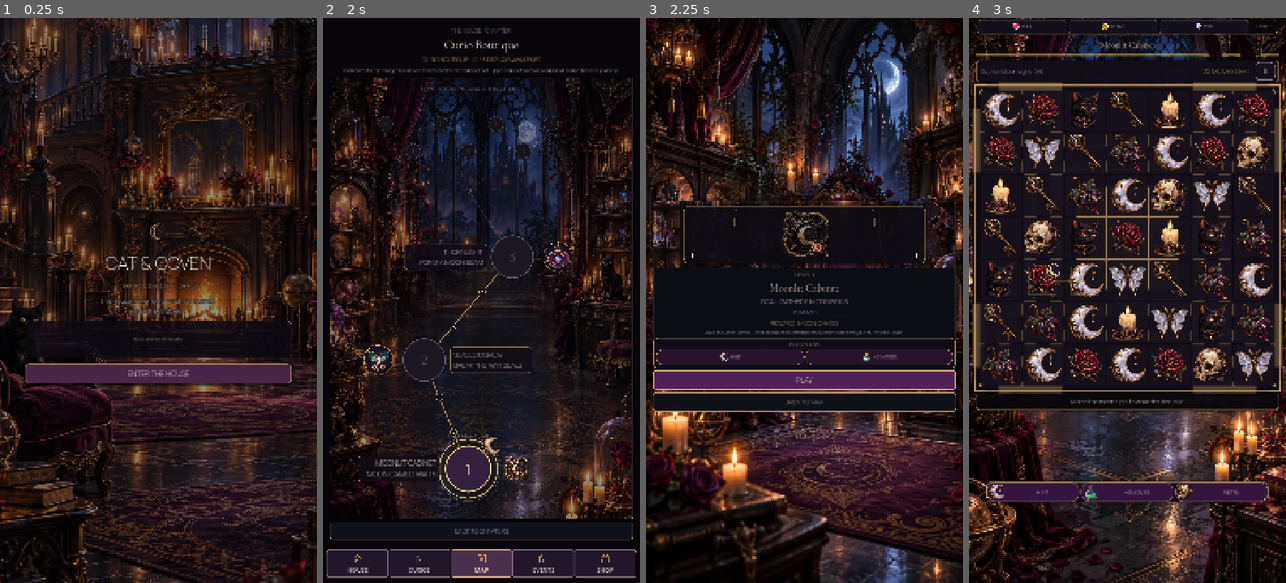
Above: before the commit, frames 1-4 (left to right).
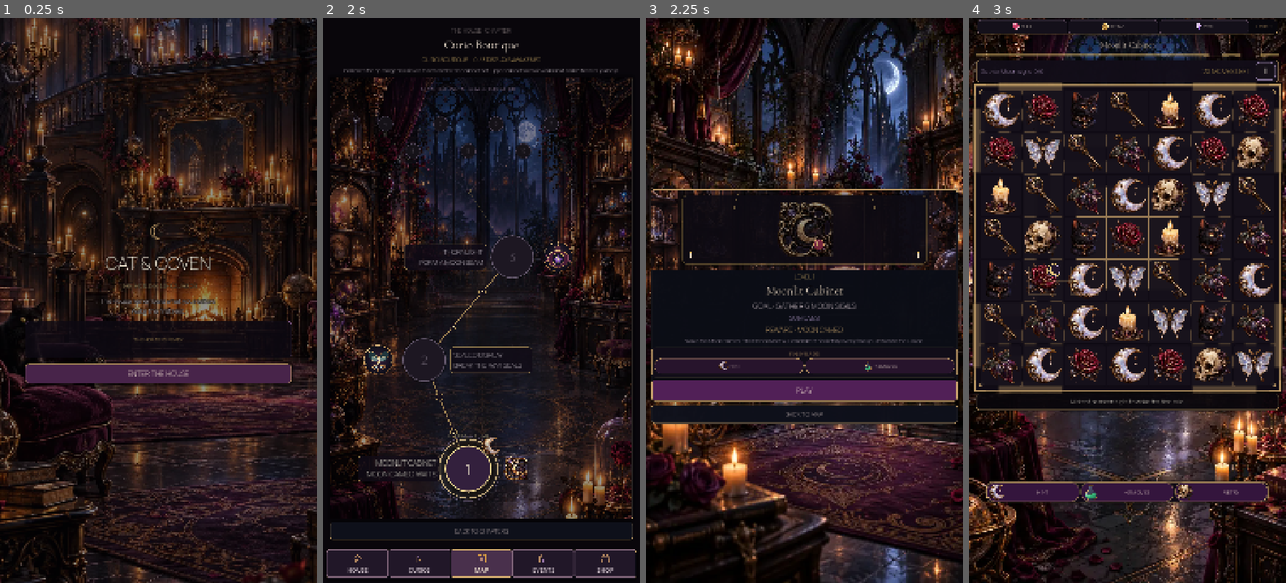
Above: after the commit, the same moments.

Repository: Jay-prodesign/akilta-match3
Game: Godot game, scene res://src/app/app_bootstrap.tscn
Same seed, same stepped clock (60 frames per second), same inputs: the game is played once before the commit and once after it.
Inputs:
- Up to frame 1 (0.25 s): no input
- Up to frame 2 (2 s): click "ENTER THE HOUSE" at 0.5 s; click "ENTER CURIO BOUTIQUE" at 1.25 s
- Up to frame 3 (2.25 s): click "1" at 2 s
- Up to frame 4 (3 s): click "PLAY" at 2.75 s

Frames 1-2 are identical in both runs. In frame 3, 13% of the frame differs, in the area x 1-100%, y 28-72%; in frame 4, nothing differs.

Commit message:
Prestart: increase mobile hierarchy and action legibility

Diff:
--- a/src/ui/prestart/level_prestart.tscn
+++ b/src/ui/prestart/level_prestart.tscn
@@ -16,10 +16,10 @@
 corner_radius_bottom_left = 16
 shadow_color = Color(0, 0, 0, 0.68)
 shadow_size = 18
-content_margin_left = 18.0
-content_margin_right = 18.0
-content_margin_top = 16.0
-content_margin_bottom = 16.0
+content_margin_left = 22.0
+content_margin_right = 22.0
+content_margin_top = 20.0
+content_margin_bottom = 20.0
 
 [sub_resource type="StyleBoxFlat" id="Start"]
 bg_color = Color(0.294, 0.102, 0.318, 0.98)
@@ -68,11 +68,11 @@
 anchors_preset = 15
 anchor_right = 1.0
 anchor_bottom = 1.0
-offset_left = 24.0
+offset_left = 18.0
 offset_top = 18.0
-offset_right = -24.0
+offset_right = -18.0
 offset_bottom = -18.0
-theme_override_constants/separation = 10
+theme_override_constants/separation = 12
 alignment = 1
 
 [node name="Eyebrow" type="Label" parent="Layout"]
@@ -98,7 +98,7 @@
 alignment = 0
 
 [node name="RitualArt" type="Control" parent="Layout/Card/Content"]
-custom_minimum_size = Vector2(0, 228)
+custom_minimum_size = Vector2(0, 272)
 layout_mode = 2
 mouse_filter = 2
 clip_contents = true
@@ -109,7 +109,7 @@
 [node name="Level" type="Label" parent="Layout/Card/Content"]
 layout_mode = 2
 theme_override_colors/font_color = Color(0.851, 0.71, 0.416, 1)
-theme_override_font_sizes/font_size = 20
+theme_override_font_sizes/font_size = 22
 text = "LEVEL 1"
 horizontal_alignment = 1
 
@@ -118,51 +118,51 @@
 theme_override_colors/font_color = Color(0.988, 0.933, 0.831, 1)
 theme_override_colors/font_outline_color = Color(0.02, 0.015, 0.025, 0.96)
 theme_override_constants/outline_size = 5
-theme_override_font_sizes/font_size = 36
+theme_override_font_sizes/font_size = 40
 text = "Moonlit Cabinet"
 horizontal_alignment = 1
 
 [node name="Objective" type="Label" parent="Layout/Card/Content"]
 layout_mode = 2
 theme_override_colors/font_color = Color(0.89, 0.82, 0.84, 1)
-theme_override_font_sizes/font_size = 22
+theme_override_font_sizes/font_size = 26
 text = "GOAL · GATHER 6 MOON SIGILS"
 horizontal_alignment = 1
 
 [node name="Moves" type="Label" parent="Layout/Card/Content"]
 layout_mode = 2
 theme_override_colors/font_color = Color(0.749, 0.647, 0.847, 1)
-theme_override_font_sizes/font_size = 18
+theme_override_font_sizes/font_size = 22
 text = "20 MOVES"
 horizontal_alignment = 1
 
 [node name="Reward" type="Label" parent="Layout/Card/Content"]
 layout_mode = 2
 theme_override_colors/font_color = Color(0.902, 0.772, 0.502, 1)
-theme_override_font_sizes/font_size = 21
+theme_override_font_sizes/font_size = 24
 text = "REWARD · MOON CAMEO"
 horizontal_alignment = 1
 
 [node name="Note" type="Label" parent="Layout/Card/Content"]
 layout_mode = 2
 theme_override_colors/font_color = Color(0.72, 0.66, 0.73, 1)
-theme_override_font_sizes/font_size = 15
+theme_override_font_sizes/font_size = 18
 text = "Wake the Moon Cameo. The first cabinet will remember this victory."
 horizontal_alignment = 1
 autowrap_mode = 2
 
 [node name="Start" type="Button" parent="Layout/Card/Content"]
-custom_minimum_size = Vector2(0, 64)
+custom_minimum_size = Vector2(0, 72)
 layout_mode = 2
 theme_override_colors/font_color = Color(0.988, 0.933, 0.831, 1)
-theme_override_font_sizes/font_size = 24
+theme_override_font_sizes/font_size = 26
 theme_override_styles/normal = SubResource("Start")
 text = "PLAY"
 
 [node name="Back" type="Button" parent="Layout"]
-custom_minimum_size = Vector2(0, 50)
+custom_minimum_size = Vector2(0, 58)
 layout_mode = 2
 theme_override_colors/font_color = Color(0.945, 0.91, 0.866, 1)
-theme_override_font_sizes/font_size = 18
+theme_override_font_sizes/font_size = 20
 theme_override_styles/normal = SubResource("Back")
 text = "BACK TO HOUSE"
